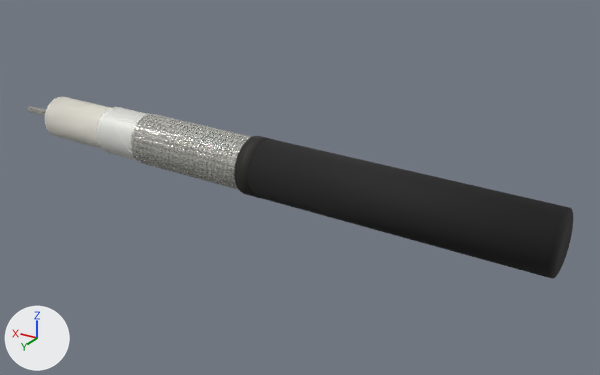
Before and after pictures for a commit that changed the glTF model public/models/rf-gorephaseflex024.glb.
Rendered twice from a 50 mm camera at (-4.52, 6.47, 3.11) aimed at (-0.53, -0.18, -0.22). Arrows for +X, +Y and +Z are at lower left; the lights stay in place. The older version comes first. Where no turn or scale is listed for an object, it has been applied to the vertices.

The older version as bpy lines, for what is in view:
```python
mat_fresh_jacket_cut_edge = principled_material('fresh jacket cut edge')
mat_fresh_jacket_cut_edge.base_color = (0.018, 0.017, 0.015)  # black #242321
mat_fresh_jacket_cut_edge.roughness = 0.74
mat_matte_black_pvc_jacket = principled_material('matte black pvc jacket')
mat_matte_black_pvc_jacket.base_color = (0.01, 0.01, 0.01)  # black #191919
mat_matte_black_pvc_jacket.roughness = 0.86
me_cylinder = bpy.data.meshes.new('Cylinder')
me_cylinder.from_pydata(...)  # 256 vertices, 508 faces; spans x -1.53..1.53, y -0.37..0.37, z -0.3..0.3
me_cylinder.materials.append(mat_matte_black_pvc_jacket)  # black #191919
me_cylinder_001 = bpy.data.meshes.new('Cylinder.001')
me_cylinder_001.from_pydata(...)  # 256 vertices, 508 faces; spans x -0.093..0.093, y -0.306..0.306, z -0.303..0.303
me_cylinder_001.materials.append(mat_fresh_jacket_cut_edge)  # black #242321
me_duobond_foil_sleeve_mesh = bpy.data.meshes.new('duobond foil sleeve_Mesh')
me_duobond_foil_sleeve_mesh.from_pydata(...)  # 7280 vertices, 14336 faces; spans x -0.29..1.87, y -0.35..0.28, z -0.27..0.27
me_duobond_foil_sleeve_mesh.materials.append(mat_duobond_aluminum_foil_001)  # white #f1f2ec
ob_duobond_foil_sleeve = bpy.data.objects.new('duobond foil sleeve', me_duobond_foil_sleeve_mesh)
ob_duobond_foil_sleeve.location = (0.0, 0.0, 0.0)
ob_jacket_cut_lip = bpy.data.objects.new('jacket cut lip', me_cylinder_001)
ob_jacket_cut_lip.location = (-0.16, 0.007, 0.0)
ob_matte_black_pvc_jacket_body = bpy.data.objects.new('matte black pvc jacket body', me_cylinder)
ob_matte_black_pvc_jacket_body.location = (-1.698, 0.074, 0.0)
# also in view: 'smooth dielectric skin' at (1.94, -0.08, 0.0)
```
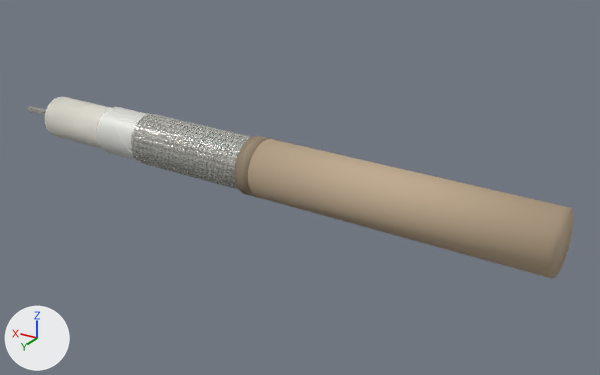
What differs and where, as boxes [x1, y1, x2, y2] in the pictures (600 x 375 px):
'matte black pvc jacket body', recoloured (black to beige): [248, 139, 573, 279] in both
'jacket cut lip', recoloured (black to brown): [234, 136, 271, 198] in both

The edits, one by one:
Material 'fresh jacket cut edge' (mat_fresh_jacket_cut_edge) changes colour from black #242321 to brown #95846e; in linear values from (0.018, 0.017, 0.015) to (0.302, 0.232, 0.157).
Material 'matte black pvc jacket' (mat_matte_black_pvc_jacket) changes colour from black #191919 to beige #bfaa8e; in linear values from (0.01, 0.01, 0.01) to (0.52, 0.4, 0.27).
